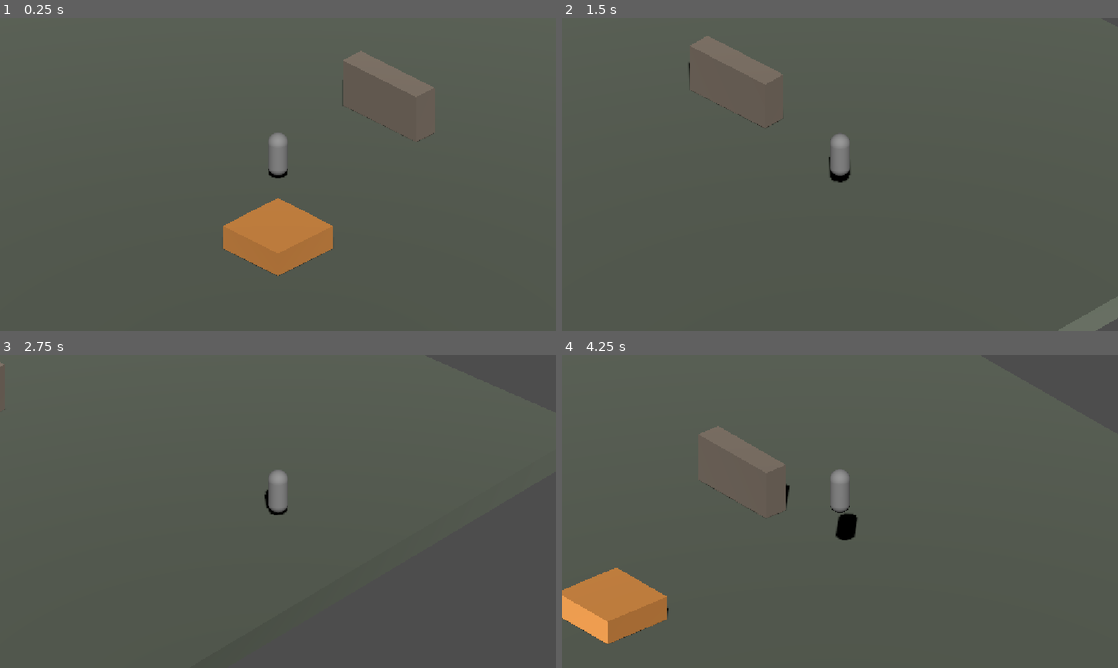
Above: before the commit, frames 1-4 (two rows, left to right).
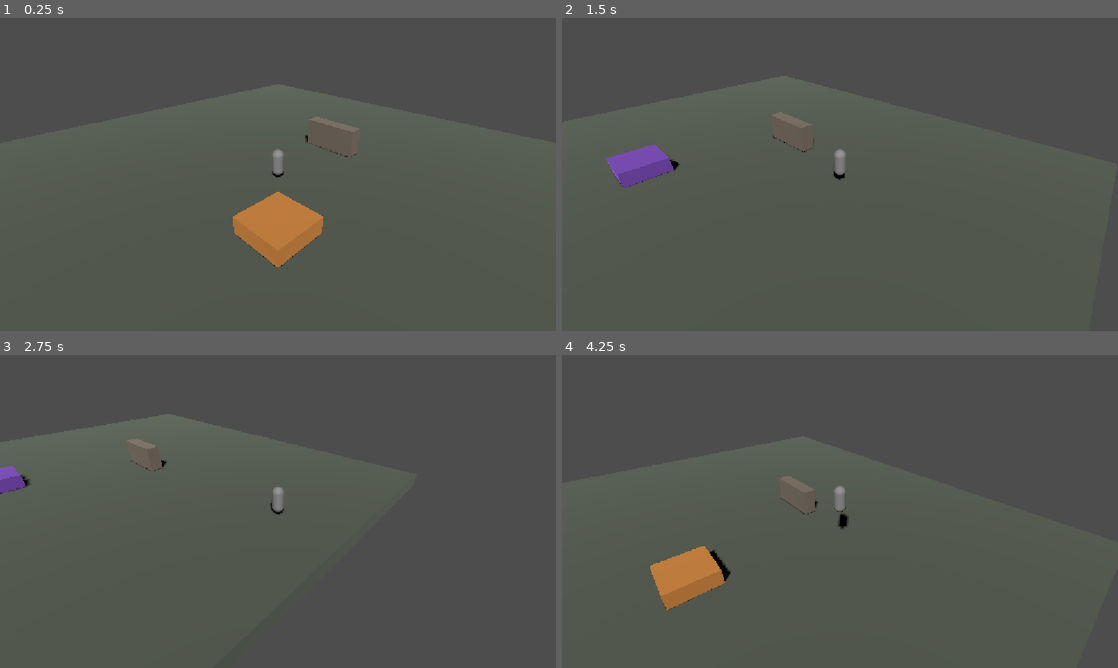
Above: after the commit, the same moments.

Repository: M1GUEs2000/Egoist-V2-Godot
Game: Godot game, scene res://world/test_scene.tscn
Two runs of this game, one before a commit and one after it. Both use one fixed random seed, a clock stepped at 60 frames per second and the inputs below.
Inputs:
- Up to frame 1 (0.25 s): no input
- Up to frame 2 (1.5 s): tap Enter at 0.5 s; hold D (move_right) 0.53-1.28 s; hold Shift (dodge) 0.53-1.28 s; tap Space (jump) at 0.77 s; hold S (move_down) from 1.28 s (still down); tap T at 1.35 s
- Up to frame 3 (2.75 s): tap Space (jump) at 1.52 s; release S (move_down) at 2.03 s; hold D (move_right) from 2.03 s (still down); hold Shift (dodge) from 2.03 s (still down)
- Up to frame 4 (4.25 s): release D (move_right) at 2.78 s; release Shift (dodge) at 2.78 s; hold W (move_up) 2.78-3.53 s; tap T at 2.85 s; tap Space (jump) at 3.02, 3.77 s; hold A (move_left) from 3.53 s (still down); hold Shift (dodge) from 3.53 s (still down)

The runs differ from the first frame. In frame 1, 2.7% of the frame differs, in the area x 40-79%, y 10-83%; in frame 2, 2.7%; in frame 3, 0.7%; in frame 4, 6.4%, in the area x 0-54%, y 22-93%.

Commit message:
fix(camara): perspectiva en vez de ortografica - 3D que simula isometrica
Decision de v1 (2026-06-19): angulos isometricos (30/45) pero proyeccion en
perspectiva, FOV 60 como Unity, para que se sienta 3D.

Co-Authored-By: Claude Fable 5 <noreply@anthropic.com>

Diff:
--- a/world/test_scene.tscn
+++ b/world/test_scene.tscn
@@ -98,8 +98,7 @@
 target = NodePath("../Player")
 
 [node name="Camera3D" type="Camera3D" parent="CameraRig" unique_id=1307362112]
-projection = 1
-size = 12.0
+fov = 60.0
 far = 200.0
 
 [node name="Sun" type="DirectionalLight3D" parent="." unique_id=572025473]
